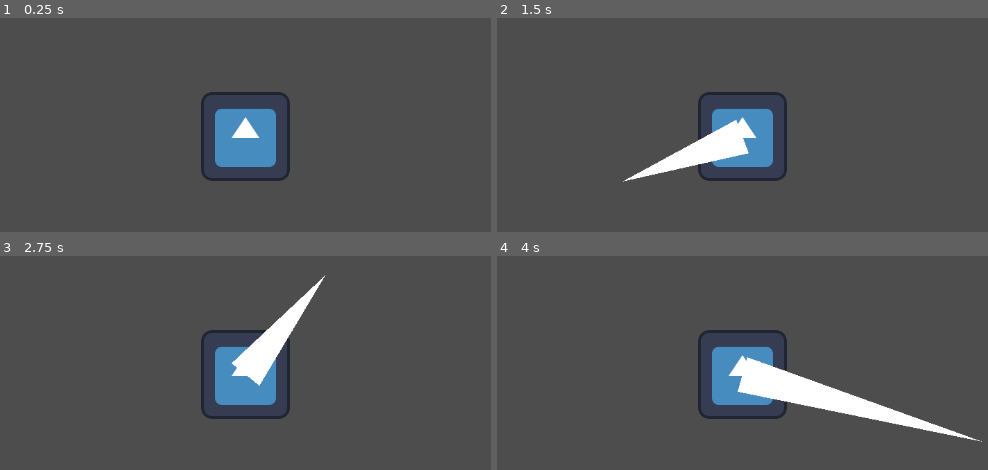
Above: before the commit, frames 1-4 (two rows, left to right).
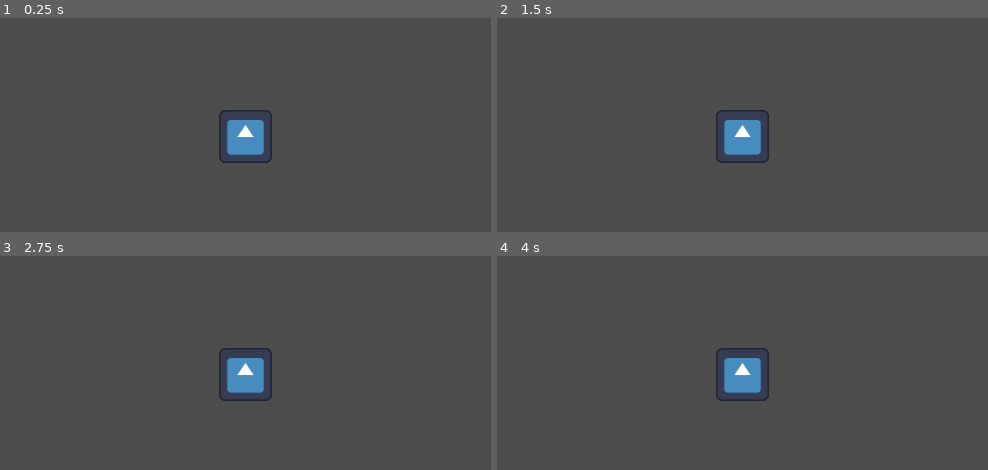
Above: after the commit, the same moments.

Repository: DvaeFroot/GJ-2324
Game: Godot game, scene res://Scenes/main.tscn
Same seed, same stepped clock (60 frames per second), same inputs: the game is played once before the commit and once after it. The engine's default icon, where the game draws it, is replaced by a stand-in: a white triangle on a blue panel in a dark square.
Inputs (mouse positions are in pixels of both pictures, inside the frame that each line leads up to):
- Up to frame 1 (0.25 s): no input
- Up to frame 2 (1.5 s): tap Enter at 0.5 s; move the mouse to (919, 114) at 0.52 s; hold Enter 0.53-1.25 s; click (919, 114) at 0.67 s; tap Space at 1.25 s; drag from (580, 159) to (703, 225) at 1.27 s
- Up to frame 3 (2.75 s): tap Enter at 2 s; move the mouse to (324, 275) at 2.02 s; hold Ctrl from 2.03 s (still down); click (324, 275) at 2.17 s
- Up to frame 4 (4 s): release Ctrl at 2.75 s; tap Space at 2.75 s; drag from (703, 463) to (501, 307) at 2.77 s; tap Enter at 3.5 s; move the mouse to (983, 442) at 3.52 s; hold Enter from 3.53 s (still down); click (983, 442) at 3.67 s

The runs differ from the first frame. In frame 1, 3.4% of the frame differs, in the area x 40-60%, y 34-77%; in frame 2, 5.0%; in frame 3, 4.8%; in frame 4, 7.1%, in the area x 40-99%, y 34-87%.

Commit message:
strength

Diff:
--- a/Scenes/player.tscn
+++ b/Scenes/player.tscn
@@ -11,7 +11,8 @@
 _data = [Vector2(0, 0), 0.0, 0.0, 0, 0, Vector2(1, 5.15717), 0.0, 0.0, 0, 0]
 point_count = 2
 
-[node name="Player" type="CharacterBody2D"]
+[node name="Player" type="CharacterBody2D" groups=["player"]]
+scale = Vector2(0.6, 0.6)
 input_pickable = true
 script = ExtResource("1_ta7po")
 
--- a/Scripts/player.gd
+++ b/Scripts/player.gd
@@ -1,9 +1,10 @@
 extends CharacterBody2D
 
 
-const SPEED = 300.0
+const SPEED = 500.0
 const JUMP_VELOCITY = -400.0
-const FRICTION = 3000
+const FRICTION = 300
+const DEADZONE = 50
 
 # Get the gravity from the project settings to be synced with RigidBody nodes.
 var gravity: int = ProjectSettings.get_setting("physics/2d/default_gravity")
@@ -13,6 +14,7 @@
 var line_curve: Curve
 var direction: Vector2
 var vel: Vector2
+var force_factor: float = 0
 
 func _ready():
 	line_curve = Curve.new()
@@ -26,10 +28,15 @@
 func _physics_process(delta: float) -> void:
 	if is_on_hold:
 		force_line.remove_point(1)
-		force_line.add_point(get_global_mouse_position())
+		var distance_to_mouse = global_position.distance_to(get_global_mouse_position())
+		var clamped_dtm = clampf(distance_to_mouse, 0, 315)
+		var dir = global_position.direction_to(get_global_mouse_position())
+		force_line.add_point(global_position + dir * clamped_dtm)
+		var size = clampf(clamped_dtm/50,0,5)
+		force_line.width_curve.set_point_value(0, size)
+		force_factor = clamped_dtm / 315
 	else:
-		vel.move_toward(Vector2.ZERO, FRICTION)
-		velocity = vel
+		velocity = velocity.move_toward(Vector2.ZERO, FRICTION*delta)
 		move_and_slide()
 
 
@@ -37,9 +44,14 @@
 	if event is InputEventMouseButton:
 		if event.button_index == MOUSE_BUTTON_LEFT:
 			if event.pressed:
-				is_on_hold = true
-				force_line.clear_points()
-				force_line.add_point(global_position)
+				if global_position.distance_to(get_global_mouse_position()) <= DEADZONE:
+					is_on_hold = true
+					force_line.visible = true
+					force_line.clear_points()
+					force_line.add_point(global_position)
 			else:
-				is_on_hold = false
-				vel = direction * SPEED
+				if is_on_hold:
+					is_on_hold = false
+					direction = -global_position.direction_to(get_global_mouse_position())
+					force_line.visible = false
+					velocity = direction * SPEED * force_factor
